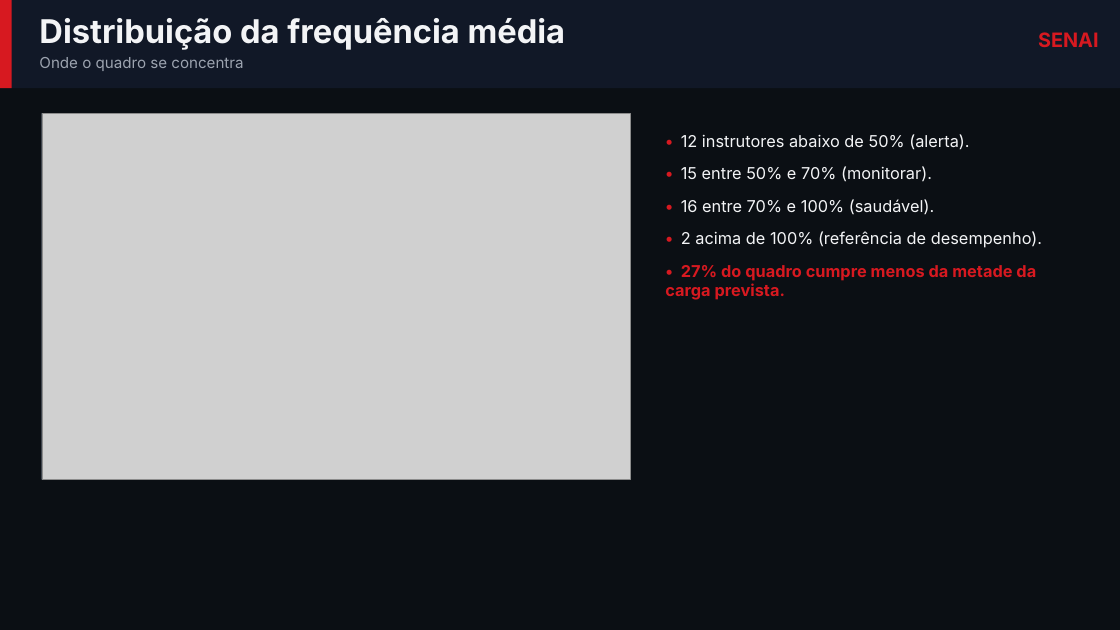
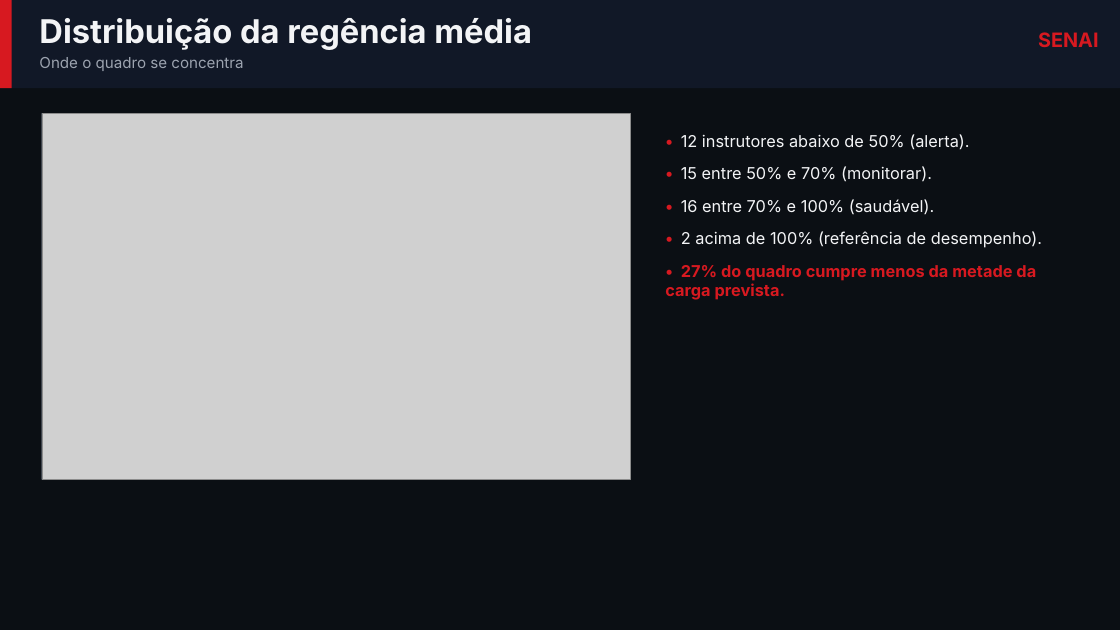
Before and after one commit to mmsxdev/bi-regencia, a slide deck: slide 7 of apresentacao/BI_Regencia_Apresentacao.pptx. Drawn at 1120x630 pixels with LibreOffice and Linux fonts; fonts in the diff are those of the drawing; grey boxes stand for pictures. Boxes give left, top, right and bottom in pixels: in the first picture for what was removed or moved away, otherwise in the second. Text is boxed around its words. In the diff, an @@ line names an element or a change of style, - is before the commit and + after.

```diff
--- a/apresentacao/BI_Regencia_Apresentacao.pptx
+++ b/apresentacao/BI_Regencia_Apresentacao.pptx
@@ text at (39,18,532,50): text changed @@
-Distribuição da frequência média
+Distribuição da regência média
```
Also in this commit, not shown: 10 other slides changed, 20 other files.
